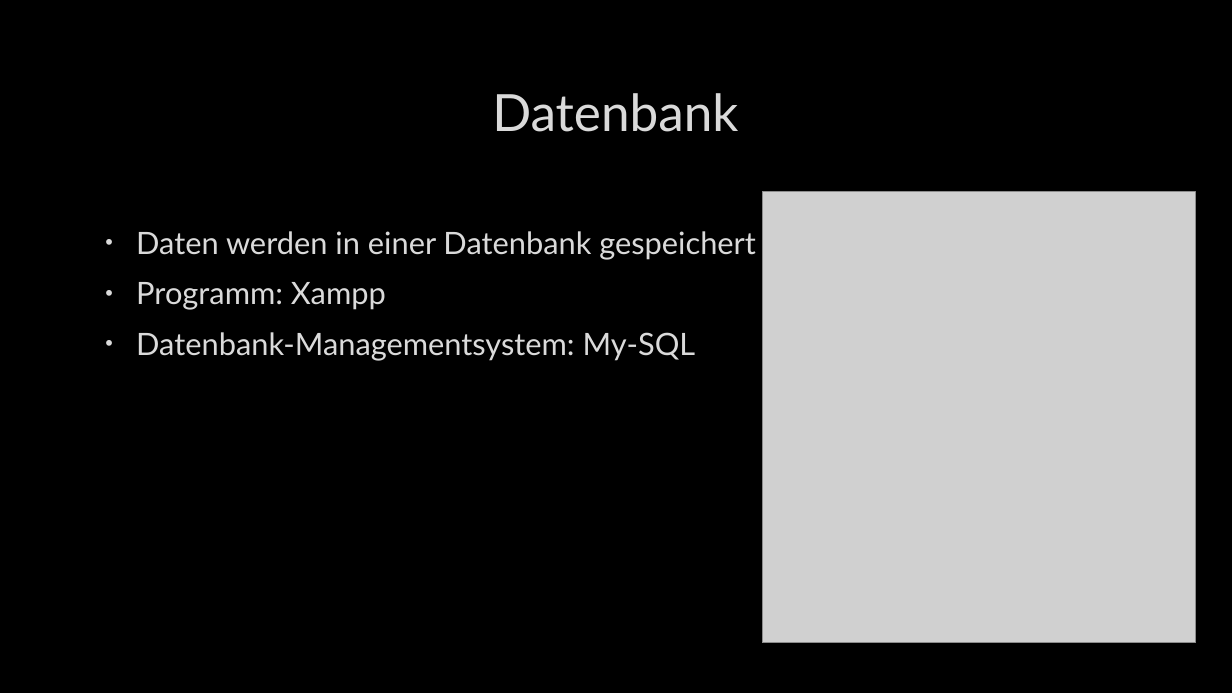
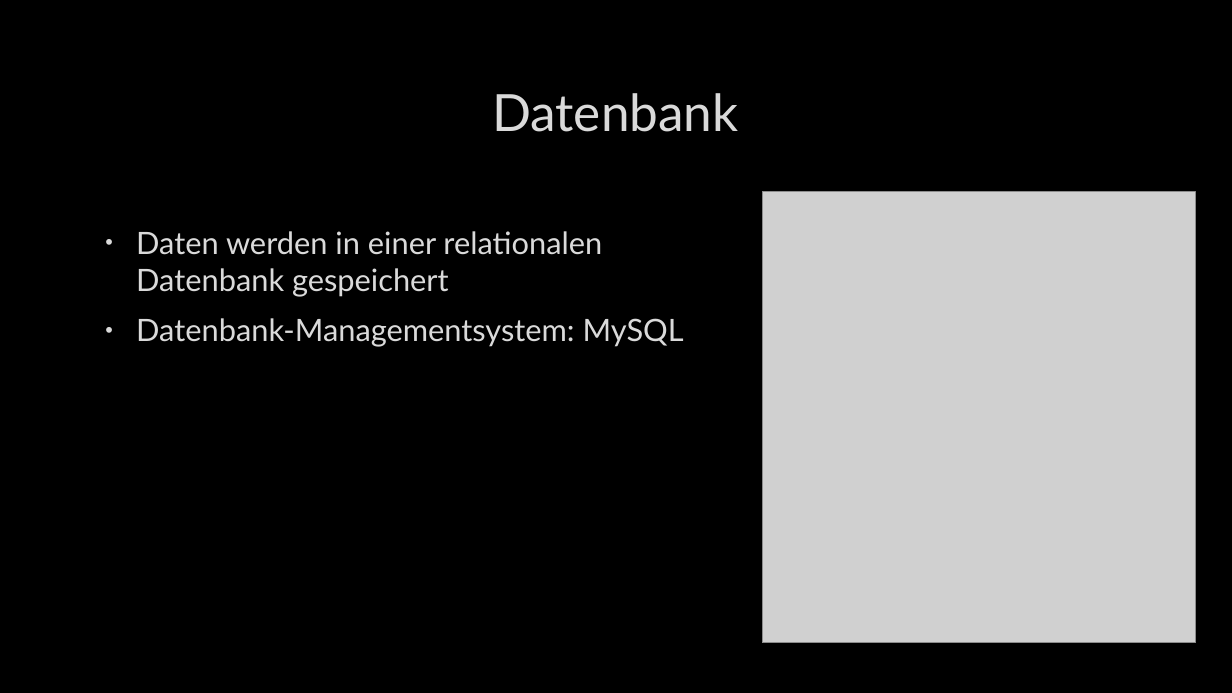
Before and after one commit to julianmader/PersonenVerwaltungsApparat, a slide deck: slide 6 of Documentation/PVA-Powerpoint.pptx. Drawn at 1232x693 pixels with LibreOffice and Linux fonts; fonts in the diff are those of the drawing; grey boxes stand for pictures; background and template pictures are left out. Boxes give left, top, right and bottom in pixels: in the first picture for what was removed or moved away, otherwise in the second. Text is boxed around its words. In the diff, an @@ line names an element or a change of style, - is before the commit and + after.

```diff
--- a/Documentation/PVA-Powerpoint.pptx
+++ b/Documentation/PVA-Powerpoint.pptx
@@ text at (136, 231, 684, 347): text changed @@
-• Daten werden in einer Datenbank gespeichert
-• Programm: Xampp
-• Datenbank-Managementsystem: My-SQL
+• Daten werden in einer relationalen Datenbank gespeichert
+• Datenbank-Managementsystem: MySQL
```
Also in this commit, not shown: 5 other slides changed.
